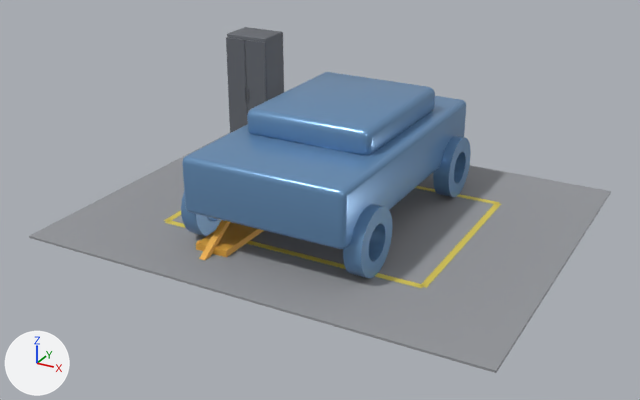
What one commit did to the glTF model web/public/models/atolye.glb.
One viewpoint serves both versions: a camera (50 mm lens) standing at (3.61, -6.89, 3.54) and looking at (-0.04, -0.25, 0.22). Arrows for +X, +Y and +Z are at lower left; the lights stay in place. The picture after the commit comes second.

In view in the first picture: 'arac_govdesi', 'calisma_alani', 'kkd_dolabi', 'kriko', 'zemin'.
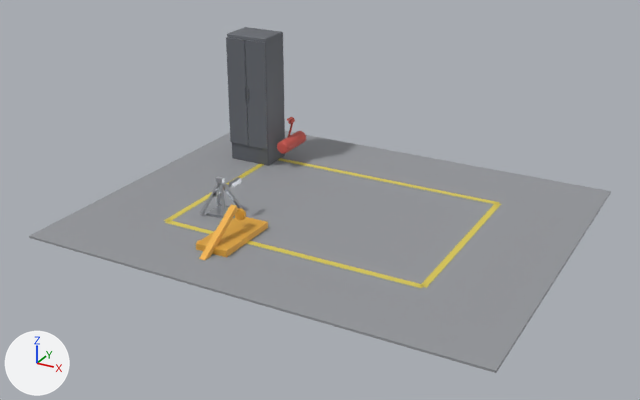
Commit message: fix: atolyedeki kaba kutu-arac kaldirildi

Changed parts and their boxes [x1, y1, x2, y2] in the pictures (640 x 400 px):
'arac_govdesi', deleted (blue): before [181, 72, 471, 278]

What changed in the scene script:
```text
Remove ob_arac_govdesi:
    ob_arac_govdesi = bpy.data.objects.new('arac_govdesi', me_arac_govdesi)
    ob_arac_govdesi.location = (0.0, 0.0, 0.62)
```
